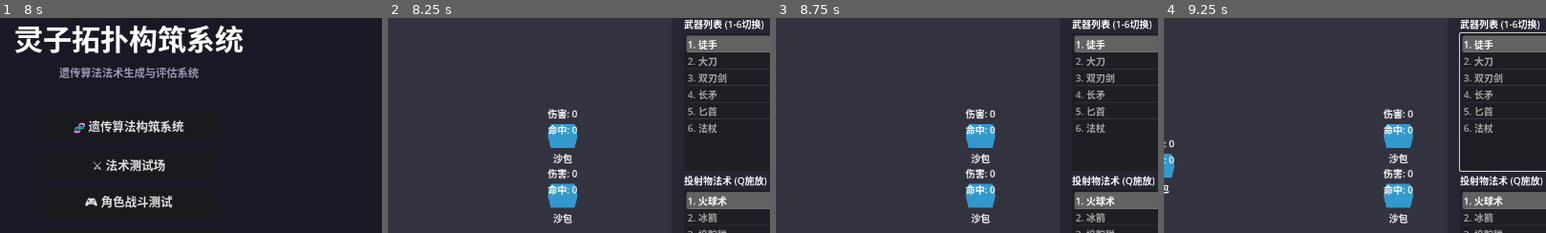
Above: before the commit, frames 1-4 (left to right).
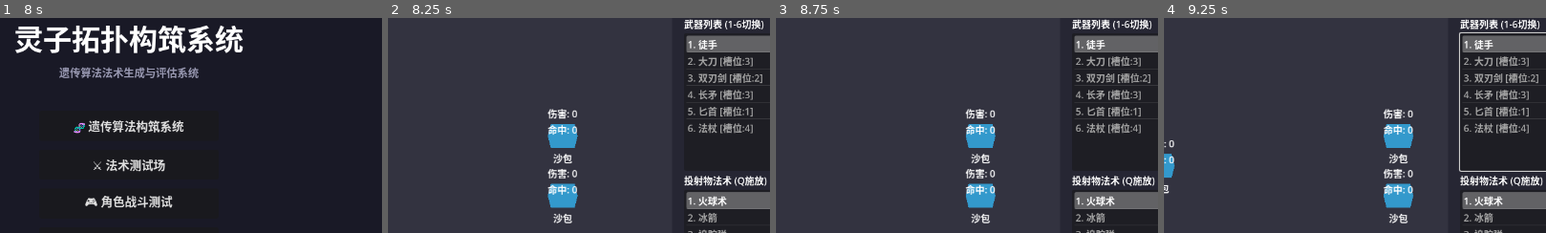
Above: after the commit, the same moments.

Repository: gdszyy/lingzi-topology-system
Game: Godot game, scene res://scenes/main_menu/main_menu.tscn
The game is run twice, just before and just after one commit, with the same random seed, the same clock (stepped at 60 frames per second) and the same inputs.
Inputs (mouse positions are % of the whole screen's width and height, from its top left):
- Up to frame 1 (8 s): click "🧬 遗传算法构筑系统" at 0.5 s; click "开始进化" at 1.25 s; click "开始进化" at 2 s; click "返回主菜单" at 2.75 s; click "⚔️ 法术测试场" at 3.5 s; click "开始测试" at 4.25 s; click "开始测试" at 5 s; click "单体目标" at 5.75 s; click "重置" at 6.5 s; click "返回主菜单" at 7.25 s
- Up to frame 2 (8.25 s): click "🎮 角色战斗测试" at 8 s
- Up to frame 3 (8.75 s): no input
- Up to frame 4 (9.25 s): tap Enter at 8.75 s; move the mouse to (72, 45) at 8.77 s; hold Right (ui_right) from 8.78 s (still down); tap 1 at 8.85 s; click (72, 45) at 8.92 s; tap Space at 9.02 s
The pictures show only the part of the screen within x 33-83%, y 14-64%; the shares and areas given below are measured in that part.

Frame 1 is identical in both runs. In frame 2, 1.2% of the frame differs, in the area x 87-98%, y 17-54%; in frame 3, 1.2%; in frame 4, 1.2%.
Error before the commit: Invalid assignment of property or key 'allowed_triggers' with value of type 'Array' on a base object of type 'Resource (EngravingSlot)'. (res://resources/comba…
Error after the commit: Invalid assignment of property or key 'damage' with value of type 'float' on a base object of type 'Resource (SpawnExplosionActionData)'. (res://scripts/combat…

Commit message:
fix: 修复 WeaponData.initialize_engraving_slots 类型化数组赋值错误
问题原因：
- EngravingSlot.allowed_triggers 属性声明为 Array[int] 类型化数组
- 在 weapon_data.gd 第 109 行直接使用 = 赋值普通数组
- GDScript 4.x 不允许将普通数组直接赋值给类型化数组

修复方案：
- 使用 assign() 方法替代直接赋值
- 将 slot.allowed_triggers = [...] 改为 slot.allowed_triggers.assign([...])

Diff:
--- a/resources/combat/weapon_data.gd
+++ b/resources/combat/weapon_data.gd
@@ -106,7 +106,7 @@
 			"%s刻录槽%d" % [weapon_name, i + 1],
 			capacity / slot_count
 		)
-		slot.allowed_triggers = [
+		slot.allowed_triggers.assign([
 			TriggerData.TriggerType.ON_WEAPON_HIT,
 			TriggerData.TriggerType.ON_ATTACK_START,
 			TriggerData.TriggerType.ON_ATTACK_ACTIVE,
@@ -115,7 +115,7 @@
 			TriggerData.TriggerType.ON_CRITICAL_HIT,
 			TriggerData.TriggerType.ON_DEAL_DAMAGE,
 			TriggerData.TriggerType.ON_KILL_ENEMY
-		]
+		])
 		engraving_slots.append(slot)
 
 func get_engraved_spells() -> Array[SpellCoreData]:
